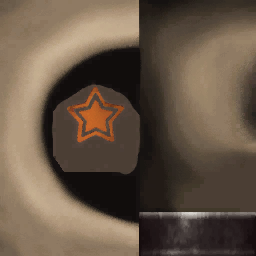
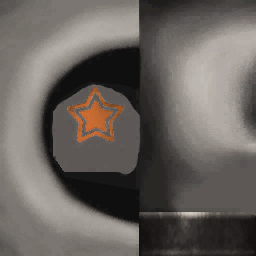
Layers edited between the first and the second 256 x 256 image:
hid "Livello 5" over [left=0, top=0, right=256, bottom=256]
